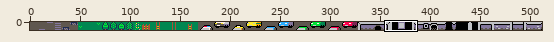
Sprite sheet -- cod/data/tileset.png. Above: a wide view before the commit, with the close-up outlined.
Close-up. Before the commit:
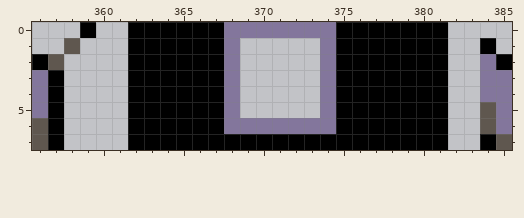
The file is 512x8 pixels. Shown: x 356..385, y 0..7.
After:
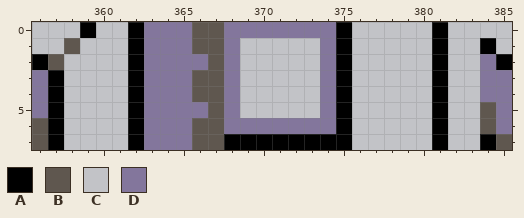
Palette (. is transparent): A #000000  B #5f574f  C #c2c3c7  D #83769c
Diff:
y 0..1: x 363..367 AAAAA -> DDDBB; x 376..380 AAAAA -> CCCCC
y 2: x 363..367 AAAAA -> DDDDB; x 376..380 AAAAA -> CCCCC
y 3..4: x 363..367 AAAAA -> DDDBB; x 376..380 AAAAA -> CCCCC
y 5: x 363..367 AAAAA -> DDDDB; x 376..380 AAAAA -> CCCCC
y 6..7: x 363..367 AAAAA -> DDDBB; x 376..380 AAAAA -> CCCCC
